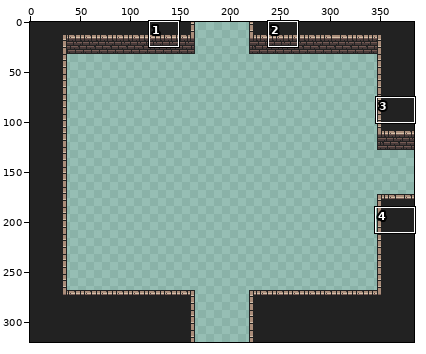
One commit to this sprite sheet: assets/maps/room_sideLeft_foreground.png. Above: a wide view before the commit, with the close-up outlined.
Close-up. The starting point:
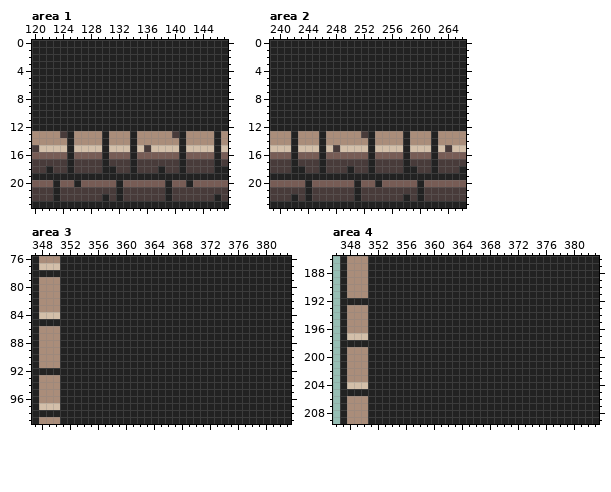
The file is 384x320 pixels. Shown: area 1: x 120..147, y 0..23; area 2: x 239..266, y 0..23; area 3: x 347..383, y 76..99; area 4: x 346..383, y 186..209. The commit also changed other parts of the picture, which this record leaves out.
New version:
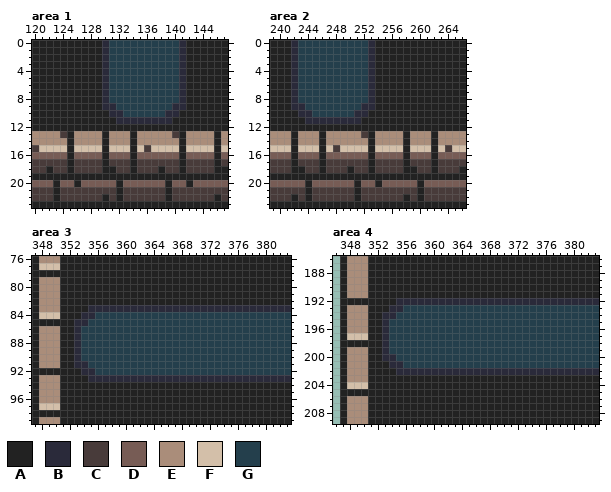
Palette (. is transparent): A #222222  B #2a2a3a  C #483b3a  D #775c55  E #aa8d7a  F #d3bfa9  G #243f4c
The exact change:
Changed rows in their new state; - is an unchanged pixel.
Area 1:
first column x 130:
 0 BGGGGGGGGGGB
 1 BGGGGGGGGGGB
 2 BGGGGGGGGGGB
 3 BGGGGGGGGGGB
 4 BGGGGGGGGGGB
 5 BGGGGGGGGGGB
 6 BGGGGGGGGGGB
 7 BGGGGGGGGGGB
 8 BGGGGGGGGGGB
 9 BBGGGGGGGGBB
10 -BBGGGGGGBB-
11 --BBBBBBBB--
Area 2:
first column x 242:
 0 BGGGGGGGGGGB
 1 BGGGGGGGGGGB
 2 BGGGGGGGGGGB
 3 BGGGGGGGGGGB
 4 BGGGGGGGGGGB
 5 BGGGGGGGGGGB
 6 BGGGGGGGGGGB
 7 BGGGGGGGGGGB
 8 BGGGGGGGGGGB
 9 BBGGGGGGGGBB
10 -BBGGGGGGBB-
11 --BBBBBBBB--
Area 3:
first column x 353:
 83 --BBBBBBBBBBBBBBBBBBBBBBBBBBBBB
 84 -BBGGGGGGGGGGGGGGGGGGGGGGGGGGGG
 85 BBGGGGGGGGGGGGGGGGGGGGGGGGGGGGG
 86 BGGGGGGGGGGGGGGGGGGGGGGGGGGGGGG
 87 BGGGGGGGGGGGGGGGGGGGGGGGGGGGGGG
 88 BGGGGGGGGGGGGGGGGGGGGGGGGGGGGGG
 89 BGGGGGGGGGGGGGGGGGGGGGGGGGGGGGG
 90 BGGGGGGGGGGGGGGGGGGGGGGGGGGGGGG
 91 BBGGGGGGGGGGGGGGGGGGGGGGGGGGGGG
 92 -BBGGGGGGGGGGGGGGGGGGGGGGGGGGGG
 93 --BBBBBBBBBBBBBBBBBBBBBBBBBBBBB
Area 4:
first column x 353:
192 --BBBBBBBBBBBBBBBBBBBBBBBBBBBBB
193 -BBGGGGGGGGGGGGGGGGGGGGGGGGGGGG
194 BBGGGGGGGGGGGGGGGGGGGGGGGGGGGGG
195 BGGGGGGGGGGGGGGGGGGGGGGGGGGGGGG
196 BGGGGGGGGGGGGGGGGGGGGGGGGGGGGGG
197 BGGGGGGGGGGGGGGGGGGGGGGGGGGGGGG
198 BGGGGGGGGGGGGGGGGGGGGGGGGGGGGGG
199 BGGGGGGGGGGGGGGGGGGGGGGGGGGGGGG
200 BBGGGGGGGGGGGGGGGGGGGGGGGGGGGGG
201 -BBGGGGGGGGGGGGGGGGGGGGGGGGGGGG
202 --BBBBBBBBBBBBBBBBBBBBBBBBBBBBB
